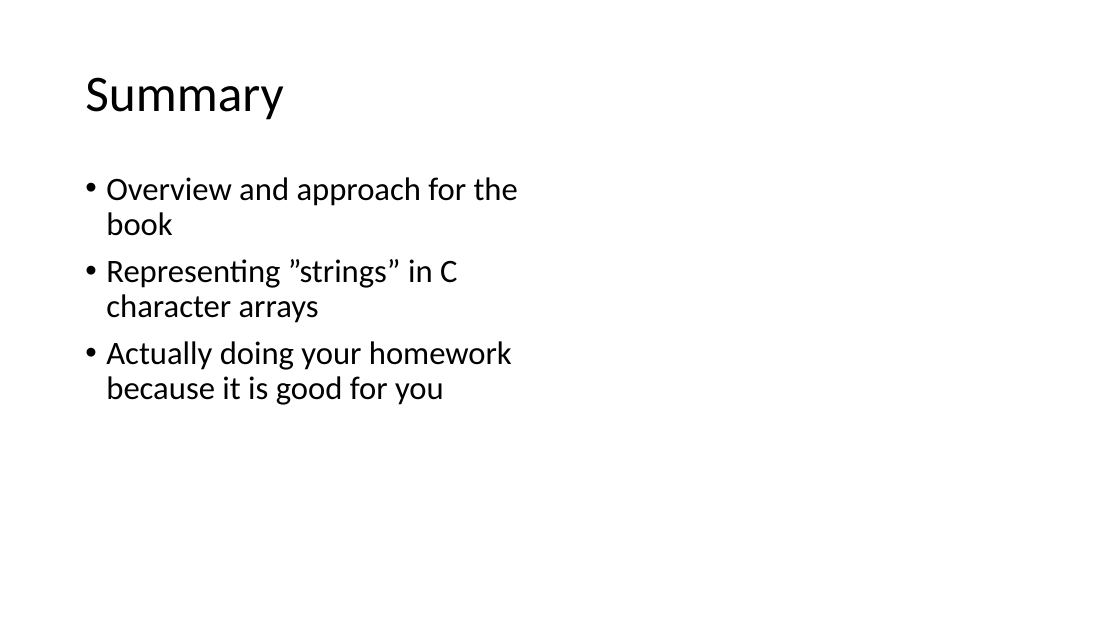
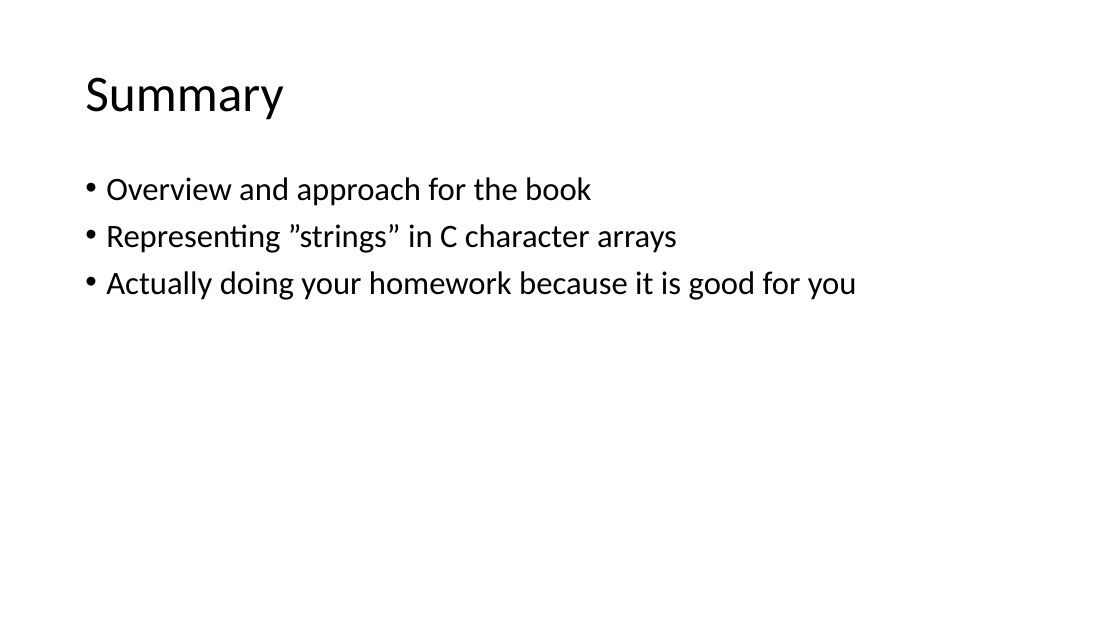
Before and after one commit to csev/cc4e, a slide deck: slide 12 of lectures/KR-1.pptx. Drawn at 1120x630 pixels with LibreOffice and Linux fonts; fonts in the diff are those of the drawing. Boxes give left, top, right and bottom in pixels: in the first picture for what was removed or moved away, otherwise in the second. Text is boxed around its words. In the diff, an @@ line names an element or a change of style, - is before the commit and + after.

```diff
--- a/lectures/KR-1.pptx
+++ b/lectures/KR-1.pptx
@@ text "Overview and approach for the ..." rewrapped from bbox=[106, 177, 518, 405] to bbox=[106, 177, 857, 300] @@
```
Also in this commit, not shown: 1 other slide changed, 6 other files.
